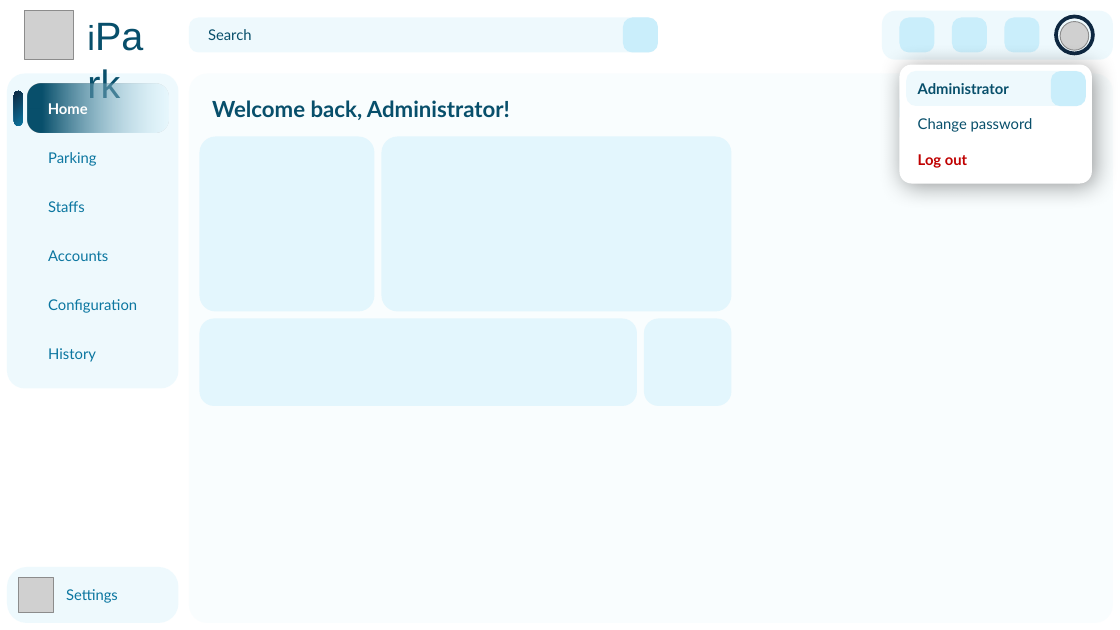
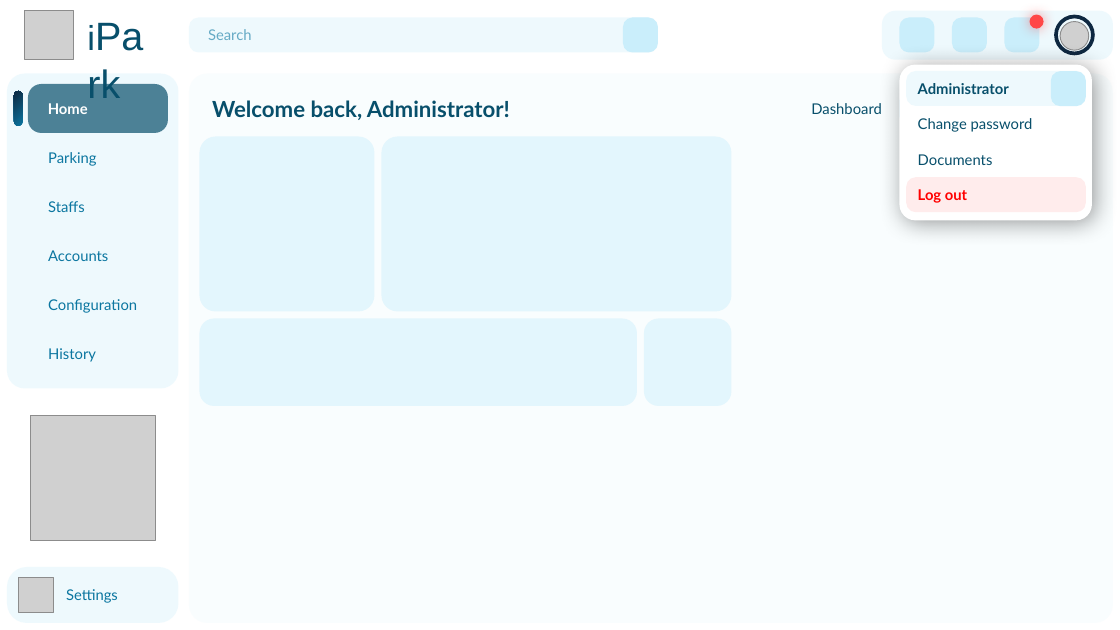
Before and after one commit to 1172005thinh/HCMUT-SmartParking-System, a slide deck: slide 7 of design/UI_UX/ui_concept.pptx (slide 5 before the commit). Drawn at 1120x630 pixels with LibreOffice and Linux fonts; fonts in the diff are those of the drawing; grey boxes stand for pictures. Boxes give left, top, right and bottom in pixels: in the first picture for what was removed or moved away, otherwise in the second. Text is boxed around its words. In the diff, an @@ line names an element or a change of style, - is before the commit and + after.

```diff
--- a/design/UI_UX/ui_concept.pptx
+++ b/design/UI_UX/ui_concept.pptx
@@ rounded rectangle "Search" at (189,18,659,52): text colour #084F6A to #0B76A0 at 60% opacity @@
@@ ellipse added at (1029,14,1044,28), fill #FF4747 @@
@@ rounded rectangle "Home" at (28,84,167,132): fill gradient #084F6A to #CAEEFB to #084F6A at 70% opacity @@
@@ rounded rectangle: place and size @@
-rounded rectangle at (900,65,1092,184)
+rounded rectangle at (900,65,1092,220)
@@ text added at (811,103,881,114), 12 pt, text #084F6A @@
+Dashboard
@@ rounded rectangle "Documents": place and size @@
-rounded rectangle "Documents" at (918,154,967,168)
+rounded rectangle "Documents" at (906,141,1085,176)
@@ rounded rectangle added at (906,177,1085,212), fill #FF4747 at 10% opacity, 12 pt, text #FF0000, bold @@
+Log out
@@ text in rounded rectangle at (918,154,993,165): text changed; text colour #C00000 to #084F6A; bold off @@
-Log out
+Documents
@@ picture added at (30,415,156,540) @@
```
Also in this commit, not shown: 12 other slides changed, 12 slides added, 1 other file.
